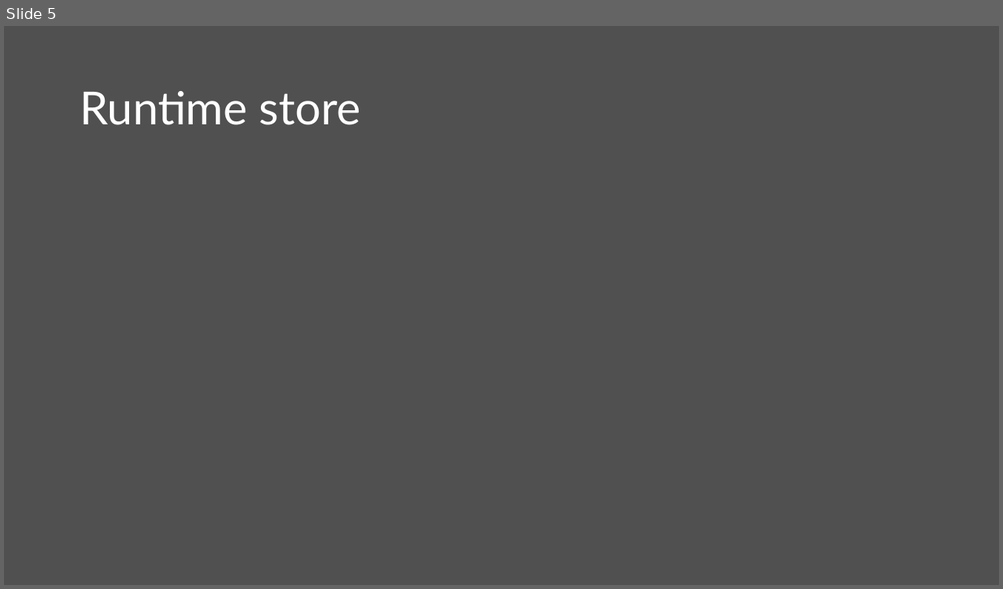
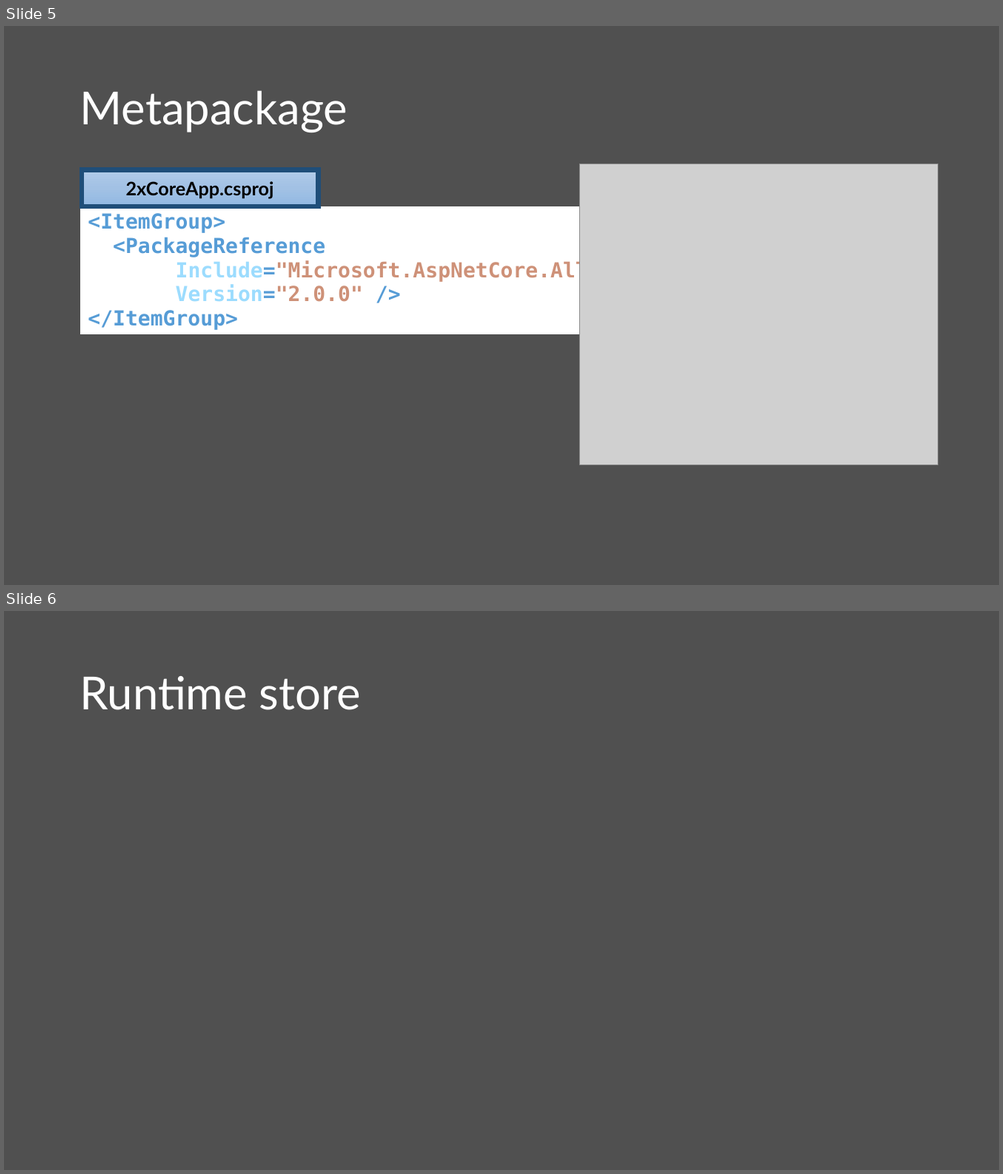
Before and after one commit to scottaddie/slide-decks, a slide deck: Whats New in ASP.NET Core 2.0.pptx. Shown one above the other, each under a label of ours: slide 5 before the commit, slides 5 and 6 after it. The pictures are 1003x589 and 1003x1174 pixels, drawn with LibreOffice and Linux fonts; fonts in the diff are those of the drawing; grey boxes stand for pictures. Boxes give left, top, right and bottom in pixels: in the first picture for what was removed or moved away, otherwise in the second. Text is boxed around its words. In the diff, an @@ line names an element or a change of style, - is before the commit and + after.

Commit message:
Update metapackage slide

```diff
--- a/Whats New in ASP.NET Core 2.0.pptx
+++ b/Whats New in ASP.NET Core 2.0.pptx
@@ slide 5 added at (4, 26, 999, 585), background #505050 @@
@@ title added at (79, 90, 347, 133), 44 pt, text #FFFFFF @@
+Metapackage
@@ rectangle added at (82, 170, 318, 207), fill gradient #B1CBE9 to #A3C1E5 to #93B9E4, outline #1F4E79 4.5 pt, 18 pt, text #000000, bold @@
+2xCoreApp.csproj
@@ picture added at (580, 164, 938, 466) @@
@@ table added at (81, 207, 930, 338), 1 rows, 1 columns @@
+<ItemGroup> / <PackageReference / Include="Microsoft.AspNetCore.All" / Version="2.0.0" /> / </ItemGroup>
@@ what was slide 5 is now slide 6 @@
```
Also in this commit, not shown: 1 slide changed.
